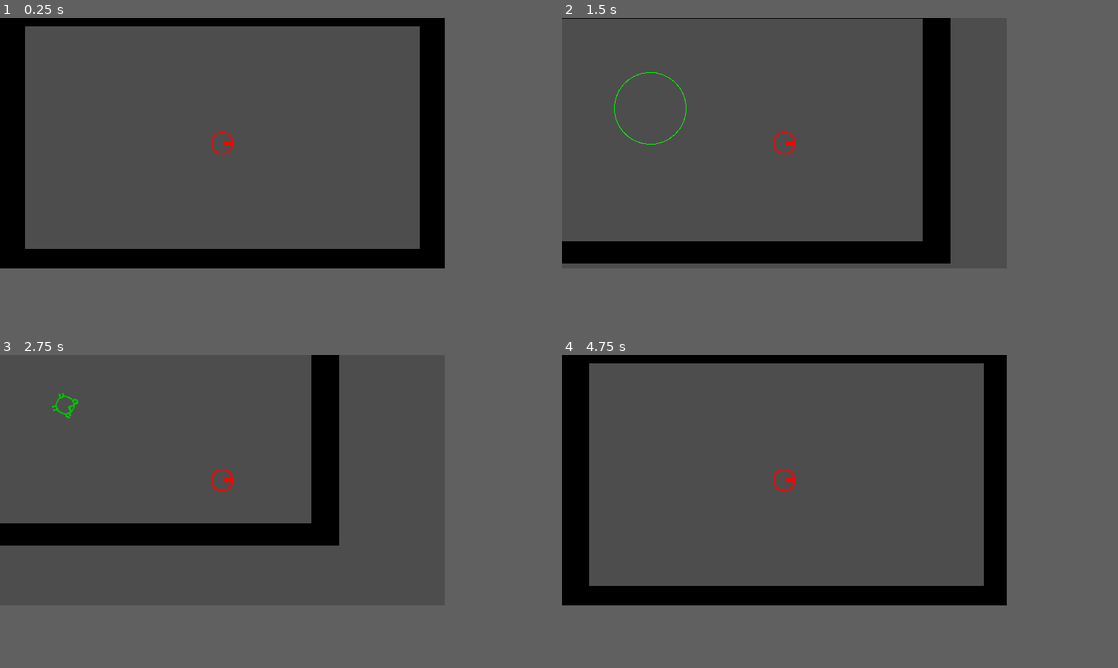
Above: before the commit, frames 1-4 (two rows, left to right).
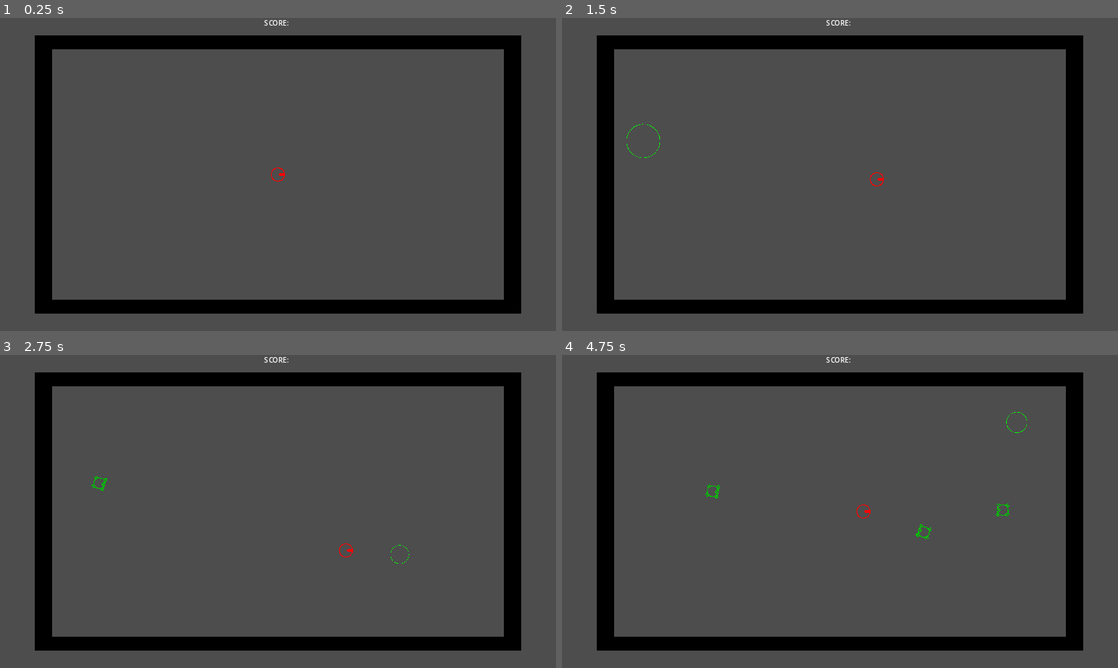
Above: after the commit, the same moments.

Repository: captaindecoy/maze
Game: Godot game, scene res://scenes/game.tscn
The game is run twice, just before and just after one commit, with the same random seed, the same clock (stepped at 60 frames per second) and the same inputs.
Inputs (mouse positions are in pixels of both pictures, inside the frame that each line leads up to):
- Up to frame 1 (0.25 s): no input
- Up to frame 2 (1.5 s): tap Enter at 0.5 s; move the mouse to (884, 130) at 0.52 s; hold Right (move_right) 0.53-1.28 s; click (884, 130) at 0.67 s; move the mouse to (695, 155) at 1.27 s; hold Down (move_down) from 1.28 s (still down)
- Up to frame 3 (2.75 s): move the mouse to (266, 423) at 2.02 s; release Down (move_down) at 2.03 s; hold Right (move_right) from 2.03 s (still down)
- Up to frame 4 (4.75 s): move the mouse to (762, 530) at 2.77 s; release Right (move_right) at 2.78 s; hold Up (move_up) 2.78-3.53 s; click (762, 530) at 2.92 s; move the mouse to (917, 517) at 3.52 s; hold Left (move_left) from 3.53 s (still down); move the mouse to (650, 442) at 4.27 s
The window is 640x360 before the commit and 800x450 after it. Grey fills any space a smaller window leaves; there, only what the larger window draws over its background counts as a difference.

The runs differ from the first frame. In frame 1, 26% of the frame differs, in the area x 0-94%, y 0-95%; in frame 2, 21%; in frame 3, 19%; in frame 4, 26%.

Commit message:
- Project restructure, cleanup, and windows export test - Refactoring and code changes

Diff:
--- a/project.godot
+++ b/project.godot
@@ -17,8 +17,8 @@
 
 [display]
 
-window/size/viewport_width=640
-window/size/viewport_height=360
+window/size/viewport_width=1280
+window/size/viewport_height=720
 window/stretch/mode="canvas_items"
 
 [input]
@@ -70,6 +70,7 @@
 pause={
 "deadzone": 0.5,
 "events": [Object(InputEventKey,"resource_local_to_scene":false,"resource_name":"","device":-1,"window_id":0,"alt_pressed":false,"shift_pressed":false,"ctrl_pressed":false,"meta_pressed":false,"pressed":false,"keycode":0,"physical_keycode":80,"key_label":0,"unicode":112,"echo":false,"script":null)
+, Object(InputEventJoypadButton,"resource_local_to_scene":false,"resource_name":"","device":-1,"button_index":6,"pressure":0.0,"pressed":true,"script":null)
 ]
 }
 
--- a/scenes/baddie_01.tscn
+++ b/scenes/baddie_01.tscn
@@ -2,7 +2,7 @@
 
 [ext_resource type="Texture2D" uid="uid://b4cffg1upu2t1" path="res://art/baddie01.png" id="1_0c8ai"]
 [ext_resource type="Script" path="res://scripts/baddie_01.gd" id="1_s3grt"]
-[ext_resource type="Script" path="res://scenes/spawn_circle.gd" id="3_otoi5"]
+[ext_resource type="Script" path="res://scripts/spawn_circle.gd" id="3_plwck"]
 
 [sub_resource type="CircleShape2D" id="CircleShape2D_xw74y"]
 
@@ -20,6 +20,6 @@
 debug_color = Color(0, 0.6, 0.701961, 0.419608)
 
 [node name="SpawnCircle" type="Node2D" parent="."]
-script = ExtResource("3_otoi5")
+script = ExtResource("3_plwck")
 
 [connection signal="body_entered" from="." to="." method="_on_body_entered"]
--- a/scenes/bullet.tscn
+++ b/scenes/bullet.tscn
@@ -8,6 +8,7 @@
 height = 26.0
 
 [node name="Bullet" type="Node2D"]
+process_mode = 1
 
 [node name="BulletArea2D" type="Area2D" parent="."]
 script = ExtResource("1_t4wsi")
--- a/scenes/game.tscn
+++ b/scenes/game.tscn
@@ -1,23 +1,9 @@
-[gd_scene load_steps=9 format=3 uid="uid://cl5cf0f1tn2v4"]
+[gd_scene load_steps=6 format=3 uid="uid://cl5cf0f1tn2v4"]
 
 [ext_resource type="Script" path="res://scripts/game.gd" id="1_dwrw0"]
-[ext_resource type="Script" path="res://scripts/player.gd" id="2_a773c"]
-[ext_resource type="Texture2D" uid="uid://clrno1lmvx8ri" path="res://art/onslaught_player.png" id="3_8kxwv"]
+[ext_resource type="PackedScene" uid="uid://dt7uhhsb2g1xw" path="res://scenes/player.tscn" id="2_kjlow"]
 [ext_resource type="Texture2D" uid="uid://dl47dhtsvaa6c" path="res://art/black_pixel.png" id="4_4s14d"]
 [ext_resource type="Script" path="res://scripts/spawner.gd" id="5_v8ohd"]
-
-[sub_resource type="CircleShape2D" id="CircleShape2D_qp8l3"]
-
-[sub_resource type="SpriteFrames" id="SpriteFrames_fpwnl"]
-animations = [{
-"frames": [{
-"duration": 1.0,
-"texture": ExtResource("3_8kxwv")
-}],
-"loop": true,
-"name": &"default",
-"speed": 5.0
-}]
 
 [sub_resource type="RectangleShape2D" id="RectangleShape2D_i68bs"]
 size = Vector2(40, 16)
@@ -26,28 +12,13 @@
 process_mode = 3
 script = ExtResource("1_dwrw0")
 
-[node name="Player" type="CharacterBody2D" parent="."]
-position = Vector2(288, 160)
-collision_layer = 32768
-collision_mask = 32770
-script = ExtResource("2_a773c")
-speed = 120
-friction = 0.2
-
-[node name="CollisionShape2D" type="CollisionShape2D" parent="Player"]
-scale = Vector2(1.56, 1.56)
-shape = SubResource("CircleShape2D_qp8l3")
-
-[node name="AnimatedSprite2D" type="AnimatedSprite2D" parent="Player"]
-sprite_frames = SubResource("SpriteFrames_fpwnl")
-
-[node name="Camera2D" type="Camera2D" parent="Player"]
+[node name="Player" parent="." instance=ExtResource("2_kjlow")]
 
 [node name="Walls" type="Node" parent="."]
 
 [node name="NorthWall" type="StaticBody2D" parent="Walls"]
-position = Vector2(288, -24)
-scale = Vector2(16, 2)
+position = Vector2(288, -144)
+scale = Vector2(28, 2)
 collision_layer = 3
 metadata/_edit_group_ = true
 
@@ -59,8 +30,8 @@
 shape = SubResource("RectangleShape2D_i68bs")
 
 [node name="WestWall" type="StaticBody2D" parent="Walls"]
-position = Vector2(-16, 152)
-scale = Vector2(1, 24)
+position = Vector2(-252, 160)
+scale = Vector2(1, 38)
 collision_layer = 3
 metadata/_edit_group_ = true
 
@@ -72,8 +43,8 @@
 shape = SubResource("RectangleShape2D_i68bs")
 
 [node name="EastWall" type="StaticBody2D" parent="Walls"]
-position = Vector2(592, 152)
-scale = Vector2(1, 24)
+position = Vector2(828, 160)
+scale = Vector2(1, 38)
 collision_layer = 3
 metadata/_edit_group_ = true
 
@@ -85,8 +56,8 @@
 shape = SubResource("RectangleShape2D_i68bs")
 
 [node name="SouthWall" type="StaticBody2D" parent="Walls"]
-position = Vector2(288, 328)
-scale = Vector2(16, 2)
+position = Vector2(288, 464)
+scale = Vector2(28, 2)
 collision_layer = 3
 metadata/_edit_group_ = true
 
@@ -100,3 +71,13 @@
 [node name="Spawner" type="Node2D" parent="."]
 process_mode = 1
 script = ExtResource("5_v8ohd")
+
+[node name="Camera2D" type="Camera2D" parent="."]
+position = Vector2(288, 160)
+
+[node name="Label" type="Label" parent="."]
+offset_left = 256.0
+offset_top = -200.0
+offset_right = 316.0
+offset_bottom = -174.0
+text = "SCORE: "
--- /dev/null
+++ b/scenes/player.tscn
@@ -0,0 +1,36 @@
+[gd_scene load_steps=5 format=3 uid="uid://dt7uhhsb2g1xw"]
+
+[ext_resource type="Script" path="res://scripts/player.gd" id="1_7qtnu"]
+[ext_resource type="Texture2D" uid="uid://clrno1lmvx8ri" path="res://art/onslaught_player.png" id="2_0vqvw"]
+
+[sub_resource type="CircleShape2D" id="CircleShape2D_qp8l3"]
+
+[sub_resource type="SpriteFrames" id="SpriteFrames_fpwnl"]
+animations = [{
+"frames": [{
+"duration": 1.0,
+"texture": ExtResource("2_0vqvw")
+}],
+"loop": true,
+"name": &"default",
+"speed": 5.0
+}]
+
+[node name="Player" type="CharacterBody2D"]
+process_mode = 1
+position = Vector2(288, 160)
+collision_layer = 32768
+collision_mask = 32770
+script = ExtResource("1_7qtnu")
+speed = 120
+friction = 0.2
+
+[node name="CollisionShape2D" type="CollisionShape2D" parent="."]
+scale = Vector2(1.56, 1.56)
+shape = SubResource("CircleShape2D_qp8l3")
+
+[node name="AnimatedSprite2D" type="AnimatedSprite2D" parent="."]
+sprite_frames = SubResource("SpriteFrames_fpwnl")
+
+[node name="Camera2D" type="Camera2D" parent="."]
+enabled = false
--- a/scripts/Player.gd
+++ b/scripts/Player.gd
@@ -41,7 +41,9 @@
 		rotation = rs_look.angle()
 		if fire_rate_timer == 0:
 			var instance = bullet_scene.instantiate()
-			owner.add_child(instance)
+			if owner:
+				owner.add_child(instance)
+			#add_child(instance)
 			instance.transform = transform
 			fire_rate_timer = fire_rate
 
--- a/scripts/Spawner.gd
+++ b/scripts/Spawner.gd
@@ -18,7 +18,7 @@
 	else:
 		#print("")
 		var instance = baddie01_scene.instantiate()
-		instance.position = Vector2(randi_range(64, 512),randi_range(64, 256))
+		instance.position = Vector2(randi_range(-170, 760),randi_range(-64, 364))
 		#instance.PlayerNodePath = get_node("Player")
 		owner.add_child(instance)
 		timer = 1.0
--- a/scripts/baddie_01.gd
+++ b/scripts/baddie_01.gd
@@ -2,14 +2,16 @@
 
 @export var PlayerNodePath : NodePath
 @export var speed: int = 60
-var player
+@onready var player = $"../Player"
+var score
 var state : int
 var timer: float = 1.0
 
 enum states {SPAWNING, CHASING}
 
 func _ready():
-	player = $"../Player"
+	#player = $"../Player"
+	score = $"../Label"
 	state = states.SPAWNING
 	$Sprite2D.visible = false
 	$CollisionShape2D.disabled = true
@@ -37,6 +39,7 @@
 				position += transform.x * speed * delta
 
 func die():
+	score.text = "10"
 	queue_free()
 
 
--- a/scripts/bullet.gd
+++ b/scripts/bullet.gd
@@ -21,4 +21,5 @@
 	#print(area.name)
 	#if area.name == "Baddie01":
 	area.die()
-	pass # Replace with function body.
+	queue_free()
+	#pass # Replace with function body.
--- a/scenes/spawn_circle.gd
+++ b/scripts/spawn_circle.gd
@@ -1,5 +1,6 @@
 extends Node2D
 
+var radius : int = 75
 
 # Called when the node enters the scene tree for the first time.
 func _ready():
@@ -12,5 +13,5 @@
 	pass
 
 func _draw():
-	draw_arc(Vector2.ZERO, 100 * owner.timer, 0, TAU, 32, Color.GREEN, 1)
+	draw_arc(Vector2.ZERO, radius * owner.timer, 0, TAU, 24, Color.GREEN, 1)
 	#pass
Not shown, changed: export_presets.cfg
